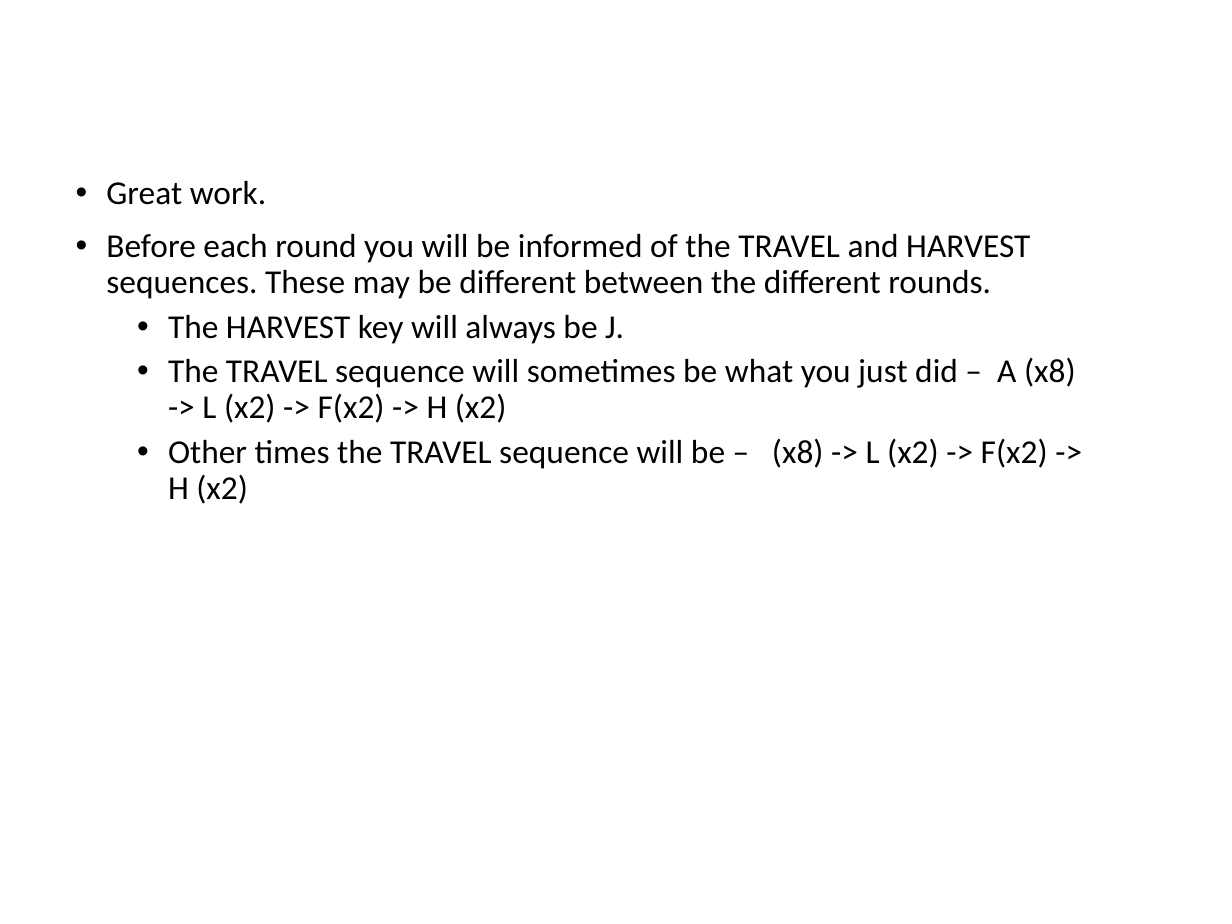
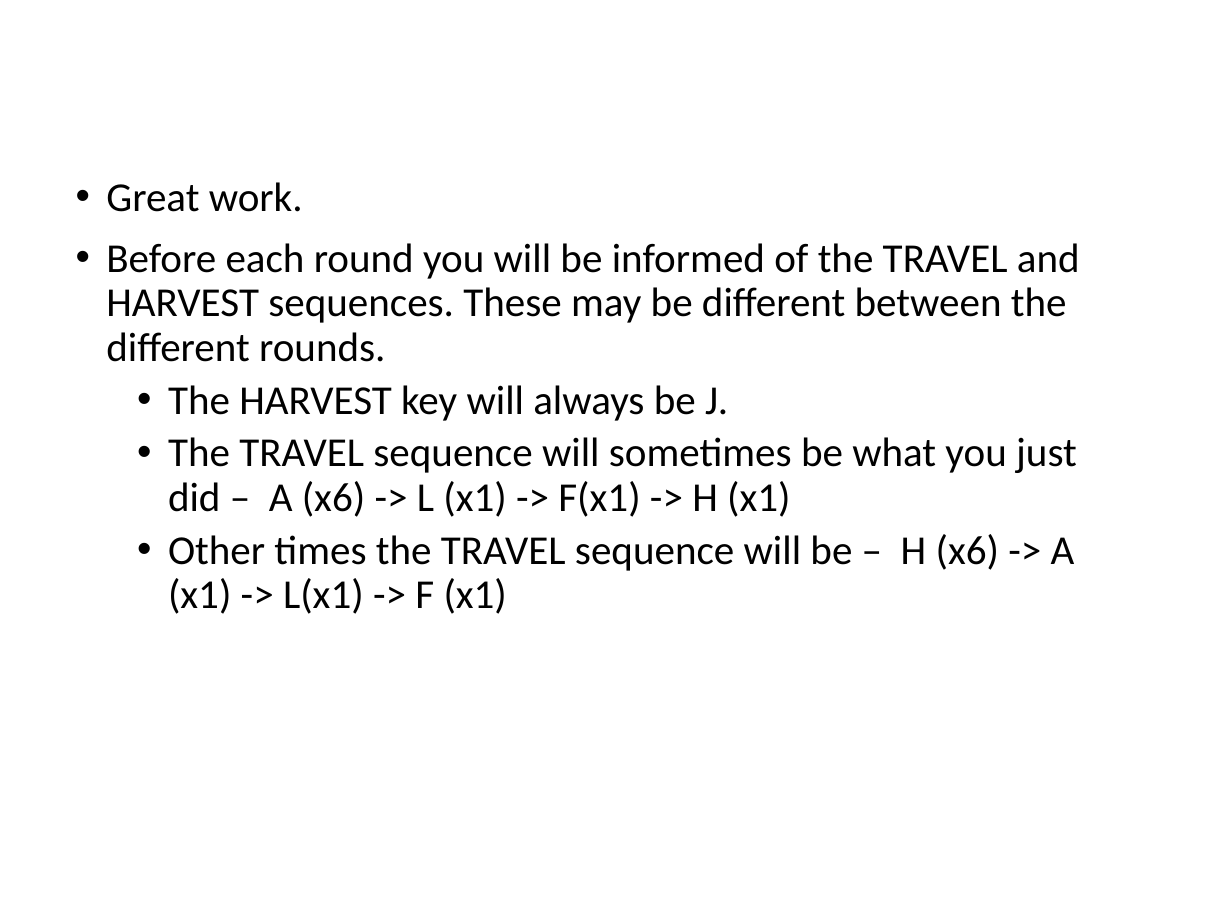
Before and after one commit to evanrussek/forage_jsp, a slide deck: slide 7 of public/ver_2/Stimuli/forage_instructions.pptx. Drawn at 1232x924 pixels with LibreOffice and Linux fonts; fonts in the diff are those of the drawing. Boxes give left, top, right and bottom in pixels: in the first picture for what was removed or moved away, otherwise in the second. Text is boxed around its words. In the diff, an @@ line names an element or a change of style, - is before the commit and + after.

```diff
--- a/public/ver_2/Stimuli/forage_instructions.pptx
+++ b/public/ver_2/Stimuli/forage_instructions.pptx
@@ text at (x1=106, y1=182, x2=1080, y2=421): size 19.5 to 24 pt in "Great work.", "Before each round you will be informed ...", "The HARVEST key will always be J." @@
@@ text at (x1=168, y1=437, x2=1077, y2=614): text changed; size 19.5 to 24 pt @@
-  • The TRAVEL sequence will sometimes be what you just did – A (x8) -> L (x2) -> F(x2) -> H (x2)
-  • Other times the TRAVEL sequence will be – (x8) -> L (x2) -> F(x2) -> H (x2)
+  • The TRAVEL sequence will sometimes be what you just did – A (x6) -> L (x1) -> F(x1) -> H (x1)
+  • Other times the TRAVEL sequence will be – H (x6) -> A (x1) -> L(x1) -> F (x1)
```
Also in this commit, not shown: 7 other slides changed, 52 other files.
